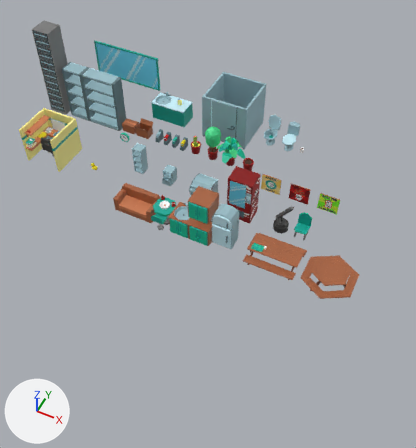
Renders of the Blender file Assets/Blender/Office Game Props.blend from each side of a commit.
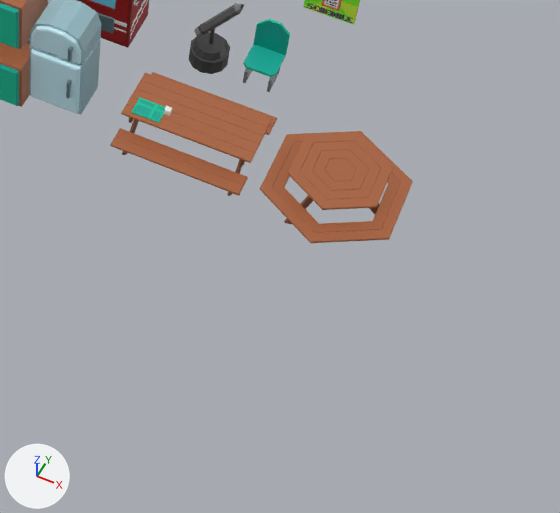
The first picture shows the older version from a camera (50 mm lens) standing at (12.9, -25.9, 40.4) and looking at (-2.8, 5.4, 1.2). The close-ups show both versions on the part from 48% to 100% of the width and 46% to 90% of the height of that picture; other places that the commit changed are outside them. Every picture has the same lights, and +X, +Y and +Z are marked at lower left.

The first close-up shows 'Breakroom_Cabinet', 'Breakroom_Counter', 'Breakroom_Fridge', 'C_Food Bench', 'C_Food Bench Circle', 'D_Chair', 'D_Pencil Statue', 'Vending Machine', 'WD_Poster 3'.
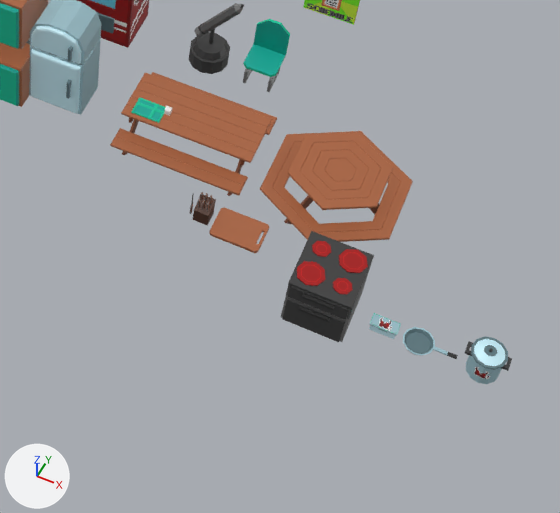
The newer file is also turned or shifted as a whole; pictures and numbers use the older file's frame.

The change, as a list of edits to the scene's bpy script:
```text
Add me_cube_053:
    me_cube_053.from_pydata(...)  # 236 vertices, 234 faces; spans x -0.25..0.25, y -0.25..0.25, z 0.0..1.152
    me_cube_053.materials.append(mat_texture)  # picture img_texture_test__10__png
Add me_cube_052:
    me_cube_052.from_pydata(...)  # 36 vertices, 34 faces; spans x -0.8..0.8, y -0.56..0.56, z 0.0..0.1
    me_cube_052.materials.append(mat_texture)  # picture img_texture_test__10__png
Add me_cylinder_017:
    me_cylinder_017.from_pydata(...)  # 90 vertices, 94 faces, 1 loose edge; spans x -0.55..0.55, y -0.55..0.55, z 0.95..1.17
    me_cylinder_017.materials.append(mat_texture)  # picture img_texture_test__10__png
Add me_cylinder_016:
    me_cylinder_016.from_pydata(...)  # 98 vertices, 104 faces, 1 loose edge; spans x -0.66..0.66, y -0.5..0.5, z 0.0..0.95
    me_cylinder_016.materials.append(mat_texture)  # picture img_texture_test__10__png
Add me_cylinder_010:
    me_cylinder_010.from_pydata(...)  # 60 vertices, 48 faces; spans x -0.5..1.2, y -0.5..0.5, z 0.0..0.15
    me_cylinder_010.materials.append(mat_texture)  # picture img_texture_test__10__png
Add me_cube_051:
    me_cube_051.from_pydata(...)  # 140 vertices, 128 faces; spans x -0.44..0.44, y -0.22..0.22, z 0.0..0.35
    me_cube_051.materials.append(mat_texture)  # picture img_texture_test__10__png
Add me_cube_042:
    me_cube_042.from_pydata(...)  # 232 vertices, 212 faces; spans x -1.0..1.0, y -2.2..0.0, z 0.0..2.13
    me_cube_042.materials.append(mat_texture)  # picture img_texture_test__10__png
Add ob_k_knife_block:
    ob_k_knife_block = bpy.data.objects.new('K_Knife Block', me_cube_053)
    ob_k_knife_block.location = (5.8, 1.0, 2.1)
    ob_k_knife_block.visible_shadow = False
Add ob_k_cutting_board:
    ob_k_cutting_board = bpy.data.objects.new('K_Cutting Board', me_cube_052)
    ob_k_cutting_board.location = (7.0, 1.0, 2.1)
    ob_k_cutting_board.visible_shadow = False
Add ob_k_pot_lid:
    ob_k_pot_lid = bpy.data.objects.new('K_Pot Lid', me_cylinder_017)
    ob_k_pot_lid.location = (15.1, 1.0, 0.0)
    ob_k_pot_lid.visible_shadow = False
Add ob_k_pot:
    ob_k_pot = bpy.data.objects.new('K_Pot', me_cylinder_016)
    ob_k_pot.location = (15.1, 1.0, 0.0)
    ob_k_pot.visible_shadow = False
Add ob_k_pan:
    ob_k_pan = bpy.data.objects.new('K_Pan', me_cylinder_010)
    ob_k_pan.location = (13.1, 1.0, 0.0)
    ob_k_pan.visible_shadow = False
Add ob_k_tupperware:
    ob_k_tupperware = bpy.data.objects.new('K_Tupperware', me_cube_051)
    ob_k_tupperware.location = (12.0, 1.0, 0.0)
    ob_k_tupperware.visible_shadow = False
Add ob_k_stove_oven:
    ob_k_stove_oven = bpy.data.objects.new('K_Stove/Oven', me_cube_042)
    ob_k_stove_oven.location = (10.0, 2.0, 0.0)
    ob_k_stove_oven.visible_shadow = False
```

Where the change shows, as pixel boxes [x1, y1, x2, y2] in the close-ups (560 x 513 px):
'K_Stove/Oven', added: after [281, 231, 374, 342]
'K_Cutting Board', added (brown): after [209, 207, 269, 253]
'K_Pot Lid', added (cyan): after [471, 337, 508, 370]
'K_Pan', added (cyan): after [403, 327, 458, 359]
'K_Pot', added (cyan): after [465, 342, 512, 384]
'K_Knife Block', added (brown): after [193, 192, 216, 226]
'K_Tupperware', added (cyan): after [369, 313, 401, 339]
